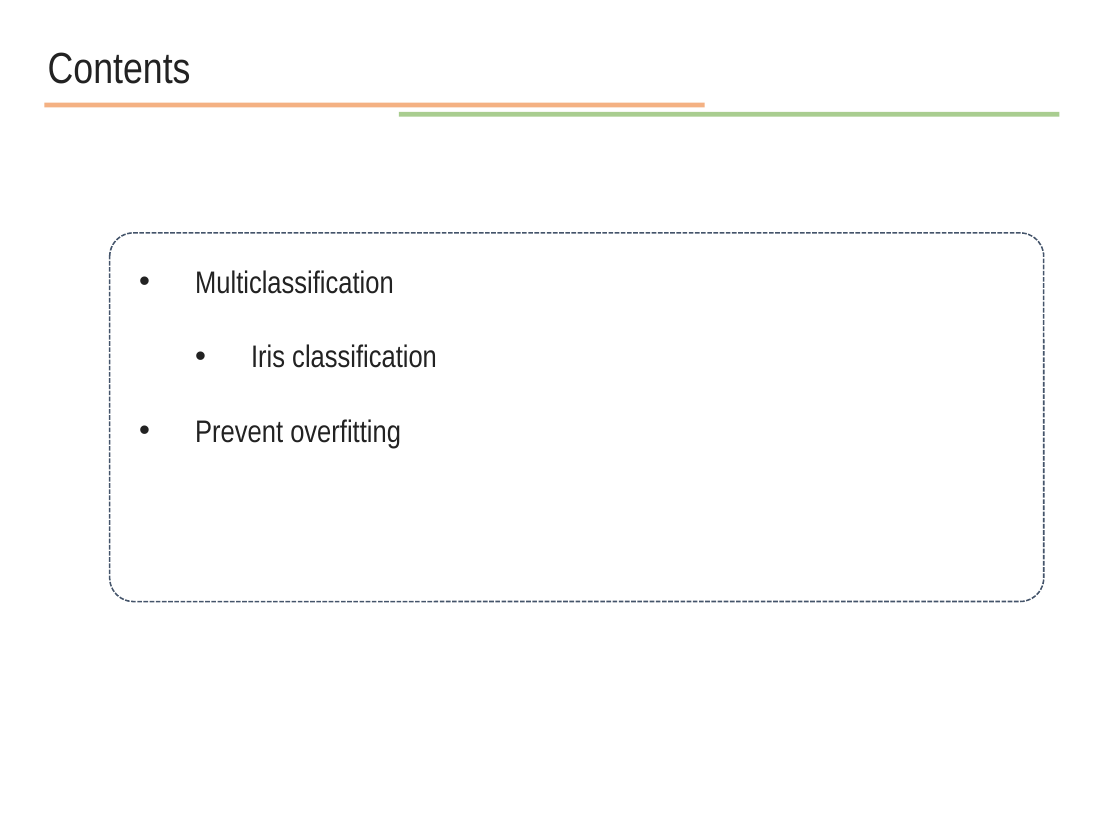
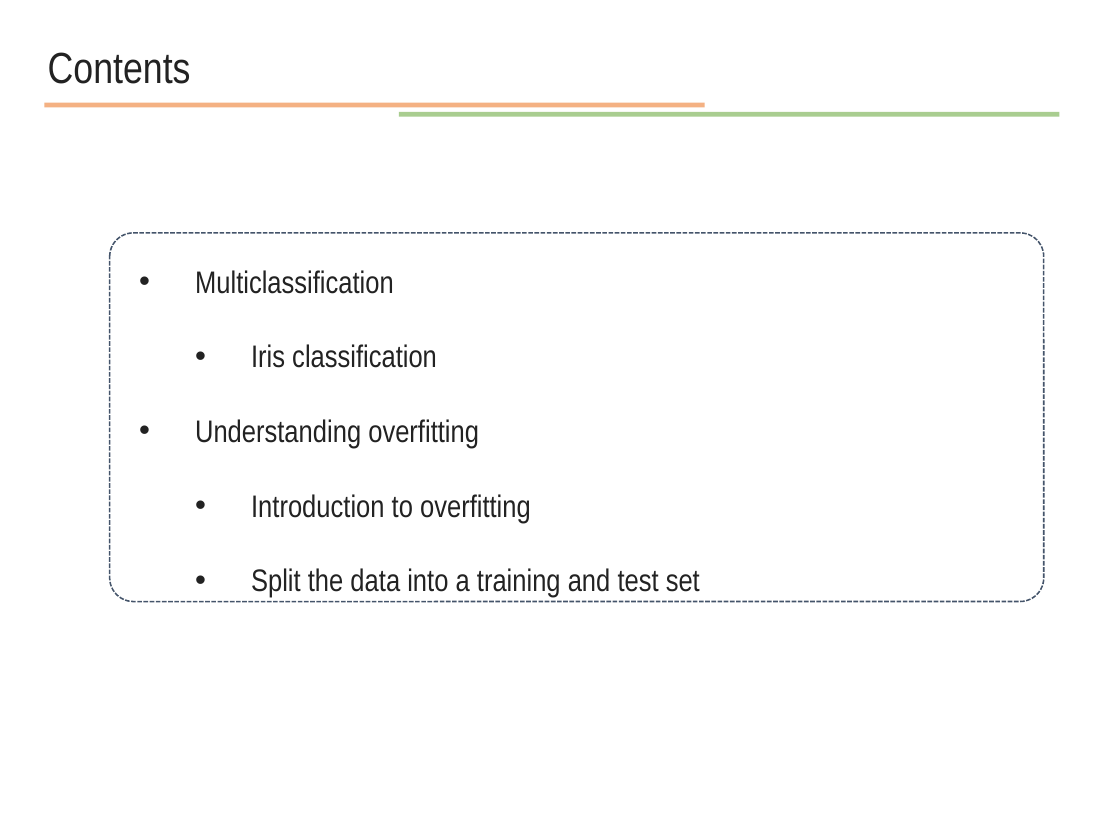
Before and after one commit to JunetaeKim/DeepLearningClass, a slide deck: slide 2 of Week10/week10 Introduction to tensorflow.pptx. Drawn at 1120x840 pixels with LibreOffice and Linux fonts; fonts in the diff are those of the drawing. Boxes give left, top, right and bottom in pixels: in the first picture for what was removed or moved away, otherwise in the second. Text is boxed around its words. In the diff, an @@ line names an element or a change of style, - is before the commit and + after.

```diff
--- a/Week10/week10 Introduction to tensorflow.pptx
+++ b/Week10/week10 Introduction to tensorflow.pptx
@@ text at (195,419,700,597): text changed @@
-• Prevent overfitting
+• Understanding overfitting
+  • Introduction to overfitting
+  • Split the data into a training and test set
```
Also in this commit, not shown: 6 slides added, 1 other file.
